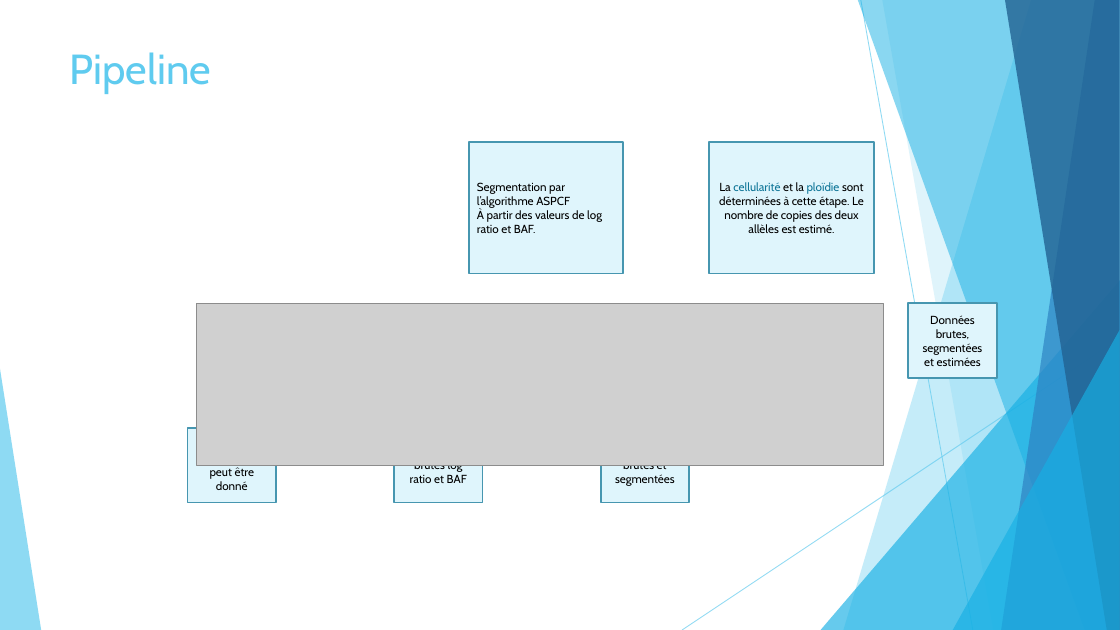
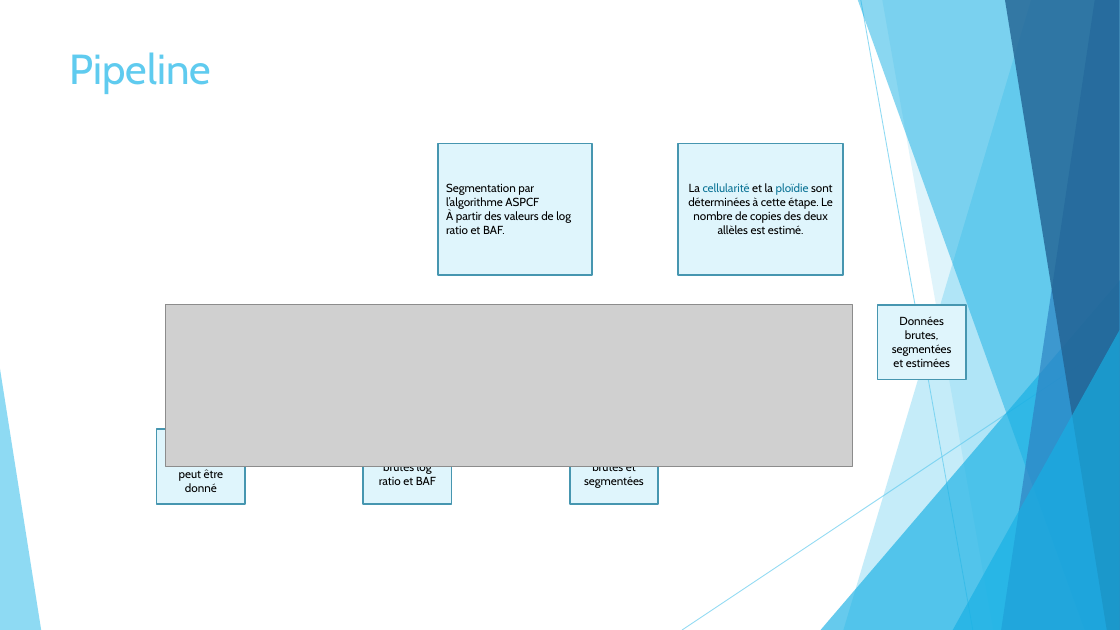
Before and after one commit to Elie-Bordron/DEA-dataviz, a slide deck: slide 2 of docs/docs_I_made/slides/ASCAT.pptx. Drawn at 1120x630 pixels with LibreOffice and Linux fonts; fonts in the diff are those of the drawing; grey boxes stand for pictures. Boxes give left, top, right and bottom in pixels: in the first picture for what was removed or moved away, otherwise in the second. Text is boxed around its words. In the diff, an @@ line names an element or a change of style, - is before the commit and + after.

```diff
--- a/docs/docs_I_made/slides/ASCAT.pptx
+++ b/docs/docs_I_made/slides/ASCAT.pptx
@@ 6 rectangles, 1 picture moved together from (x1=187, y1=142, x2=996, y2=502) to (x1=157, y1=144, x2=966, y2=504) @@
```
Also in this commit, not shown: 10 other files.
